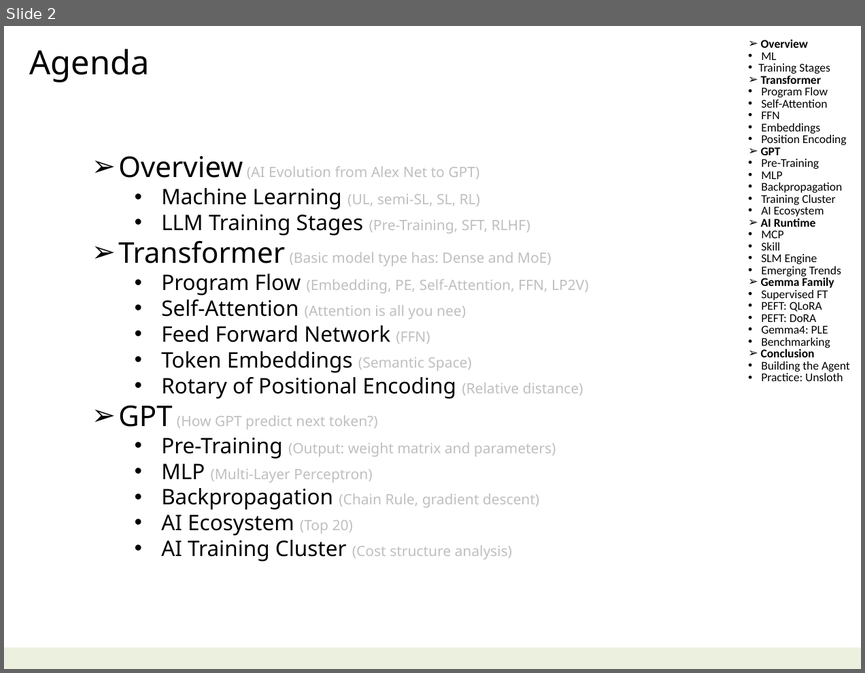
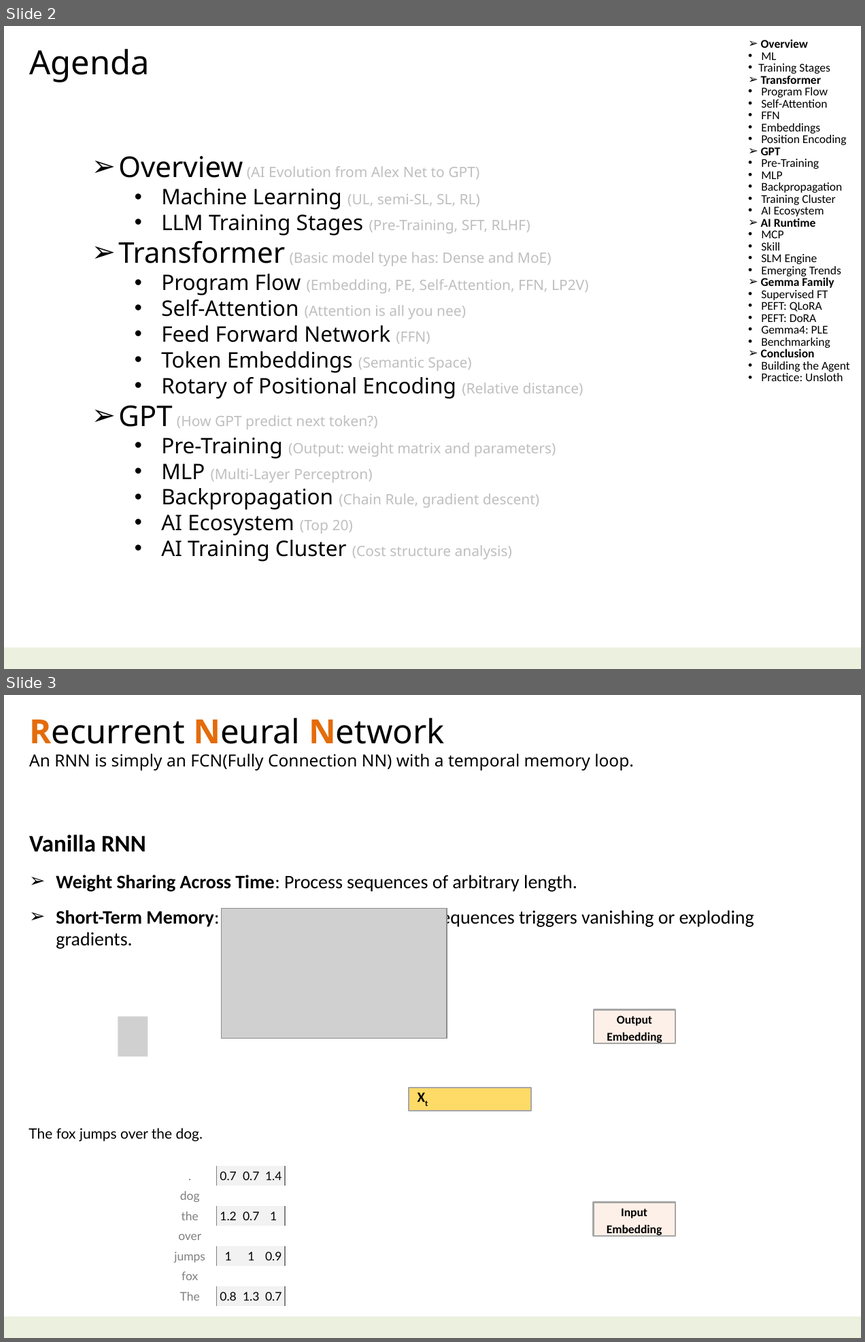
Before and after one commit to navibator/crazy-ai, a slide deck: ai-kimi.pptx. Shown one above the other, each under a label of ours: slide 2 before the commit, slides 2 and 3 after it. The pictures are 865x673 and 865x1342 pixels, drawn with LibreOffice and Linux fonts; fonts in the diff are those of the drawing; grey boxes stand for pictures. Boxes give left, top, right and bottom in pixels: in the first picture for what was removed or moved away, otherwise in the second. Text is boxed around its words. In the diff, an @@ line names an element or a change of style, - is before the commit and + after.

```diff
--- a/ai-kimi.pptx
+++ b/ai-kimi.pptx
@@ slide 3 added at (4,695,861,1338), background #FFFFFF; not listed: 1 template element that a slide beside it also shows @@
@@ text added at (29,717,634,770), 14 pt, text #000000 @@
+Recurrent Neural Network
+An RNN is simply an FCN(Fully Connection NN) with a temporal memory loop.
@@ text added at (29,834,754,949), 16 pt, text #000000 @@
+Vanilla RNN
+➢ Weight Sharing Across Time: Process sequences of arbitrary length.
+➢ Short-Term Memory: Backpropagation over long sequences triggers vanishing or exploding gradients.
@@ picture added at (221,909,446,1038) @@
@@ picture added at (118,1016,148,1057) @@
@@ rectangle added at (594,1009,675,1043), fill #FDE7DA at 60% opacity, outline #A6A6A6 1.25 pt, 10 pt, text #000000, bold @@
+Output
+Embedding
@@ rectangle added at (409,1087,531,1110), fill #FEC203 at 60% opacity, outline #A6A6A6 1.25 pt, 12 pt, text #000000, bold @@
+Xt
@@ text added at (28,1127,203,1141), 12 pt, text #000000 @@
+The fox jumps over the dog.
@@ table added at (167,1166,212,1306), 7 rows, 1 columns @@
+.
+dog
+the
+over
+jumps
+fox
+The
@@ table added at (216,1166,284,1306), 7 rows, 3 columns @@
+0.7 | 0.7 | 1.4
+ |  | 
+1.2 | 0.7 | 1
+ |  | 
+1 | 1 | 0.9
+ |  | 
+0.8 | 1.3 | 0.7
@@ rectangle added at (594,1202,675,1236), fill #FDE7DA at 60% opacity, outline #A6A6A6 1.25 pt, 10 pt, text #000000, bold @@
+Input
+Embedding
```
Also in this commit, not shown: 1 slide changed, 1 other slide added, 2 slides removed, 2 other files.
